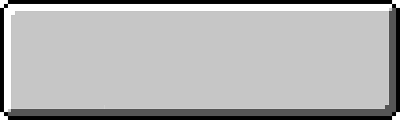
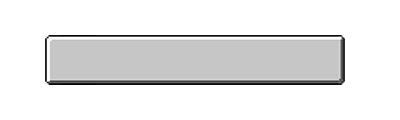
Two versions of the same layered image (400×120). Layer-by-layer changes:
added layer "图层 8" above "组 1" over [45, 35, 345, 85]
moved "图层 1" into group "组 1" over [385, 0, 400, 120]
moved "图层 5" into group "组 1" over [105, 0, 387, 120]
moved "01" into group "组 1" over [0, 0, 120, 120]
